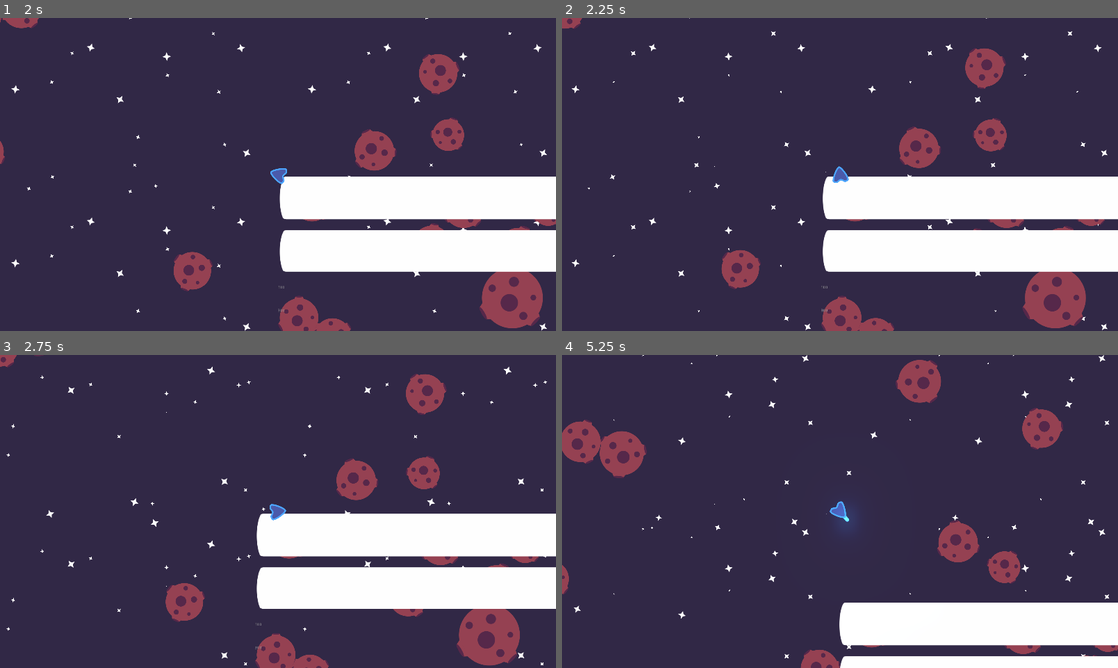
Above: before the commit, frames 1-4 (two rows, left to right).
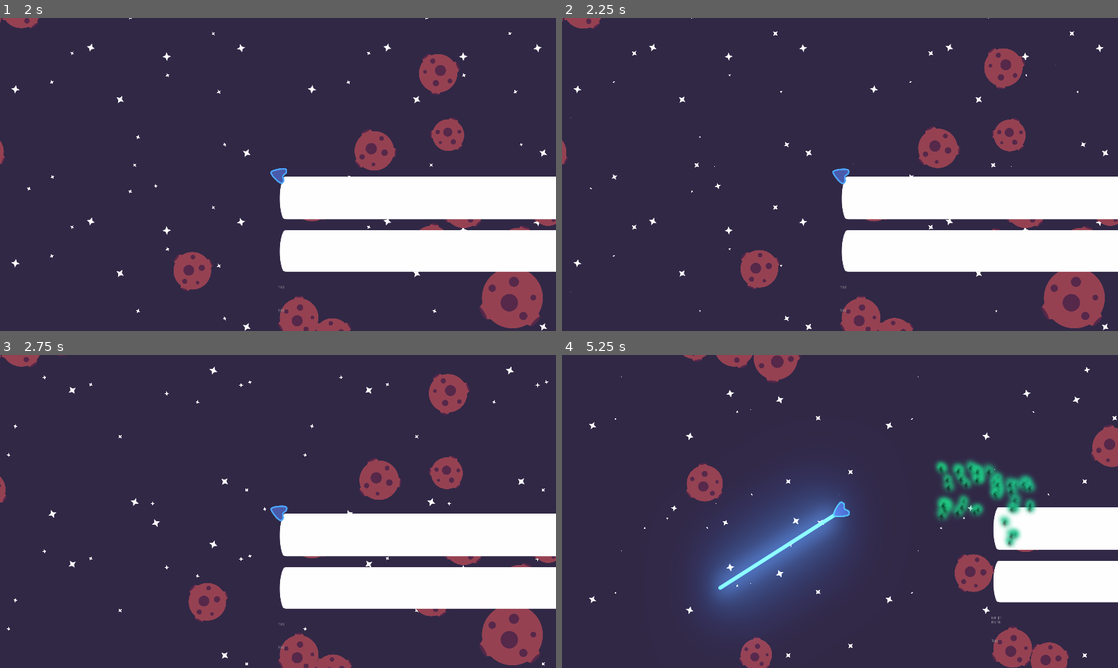
Above: after the commit, the same moments.

Repository: PIWEEK/spacehunters
Game: Godot game, scene res://Menu.tscn
Two runs of this game, one before a commit and one after it. Both use one fixed random seed, a clock stepped at 60 frames per second and the inputs below.
Inputs (mouse positions are in pixels of both pictures, inside the frame that each line leads up to):
- Up to frame 1 (2 s): click (233, 136) at 0.52 s; type "Alex" at 0.6 s; click (233, 146) at 0.75 s; type "12" at 0.83 s; click "Create" at 1.25 s
- Up to frame 2 (2.25 s): move the mouse to (962, 158) at 2.02 s; hold Right (ui_right) from 2.03 s (still down); hold Space (charge, bound only after the commit) from 2.03 s (still down)
- Up to frame 3 (2.75 s): keep holding Right (ui_right); keep holding Space (charge, bound only after the commit)
- Up to frame 4 (5.25 s): move the mouse to (728, 527) at 2.77 s; release Right (ui_right) at 2.78 s; release Space (charge, bound only after the commit) at 2.78 s; hold Down (ui_down) 2.78-3.53 s; right-click (728, 527) at 2.85 s; tap Space (charge, bound only after the commit) at 3.05, 3.8, 4.35 s; move the mouse to (895, 442) at 3.52 s; press the mouse at (895, 442) at 3.53 s; hold Right (ui_right) 3.53-4.28 s; move the mouse to (812, 574) at 4.27 s; release the mouse at (812, 574) at 4.28 s; hold Up (ui_up) 4.28-5.03 s; move the mouse to (1006, 558) at 5.02 s; hold Left (ui_left) from 5.03 s (still down); hold Space (charge, bound only after the commit) from 5.03 s (still down)

Frame 1 is identical in both runs. In frame 2, 8.1% of the frame differs, in the area x 0-100%, y 0-100%; in frame 3, 9.4%; in frame 4, 33%.

Commit message:
boost

Diff:
--- a/PlayerShip.gd
+++ b/PlayerShip.gd
@@ -2,13 +2,15 @@
 
 onready var laser := $LaserBeam2D
 onready var network = get_node("/root/Network")
+var default_speed = 400
 
 var last_direction
-var speed = 400
+var speed = default_speed
 var turn_speed = deg2rad(5)
 var plasma = preload('res://Projectiles/PlasmaShot.tscn')
 var can_fire = true
 var fire_rate := 0.2
+var charge = false
 
 puppet var puppet_position = Vector2()
 puppet var puppet_direction = 0.0
@@ -25,6 +27,9 @@
     self.rotation = get_dir()
 
 func _process(delta: float) -> void:
+    if charge:
+        return
+
     if is_network_master():
         if Input.is_action_pressed("fire_weapon") && not Input.is_action_pressed("fire_secondary_weapon") && can_fire:
             rpc("plasma_shot")
@@ -39,8 +44,17 @@
     return self.get_angle_to(get_global_mouse_position())
 
 func _physics_process(delta: float) -> void:
+    if charge:
+        return
+
     var dir = get_dir()
     var movement = get_movement();
+
+    if speed > default_speed:
+        speed -= delta * 300
+
+        if speed < default_speed:
+            speed = default_speed
 
     if is_network_master():
         if last_direction != dir:
@@ -71,12 +85,29 @@
             queue_free()
 
 func get_movement() -> Vector2:
+    if speed > default_speed:
+        return Vector2(cos(self.rotation), sin(self.rotation))
+
     return Vector2(
         Input.get_action_strength("ui_right") - Input.get_action_strength("ui_left"),
         Input.get_action_strength("ui_down") - Input.get_action_strength("ui_up")
     )
 
+func init_charge():
+    charge =  true
+    $ParticlesCharge.emitting = true
+    yield(get_tree().create_timer(2.8), "timeout")
+    $ParticlesBoost.emitting = true
+    charge =  false
+    speed = 3000
+
 func _unhandled_input(event: InputEvent) -> void:
+    if event.is_action("charge"):
+
+        if event.is_action_pressed("charge"):
+            init_charge()
+        return
+
     if is_network_master():
         if not event.is_action("fire_secondary_weapon"):
             return
@@ -86,6 +117,10 @@
 
 remotesync func plasma_shot():
     var projectile = plasma.instance()
+
+    if speed > default_speed:
+        projectile.speed = (speed - default_speed) + projectile.default_speed
+
     projectile.global_position = $InitProjectile.global_position
     projectile.direction = Vector2(cos(self.rotation), sin(self.rotation))
 
--- a/PlayerShip.tscn
+++ b/PlayerShip.tscn
@@ -1,12 +1,36 @@
-[gd_scene load_steps=5 format=2]
+[gd_scene load_steps=10 format=2]
 
 [ext_resource path="res://PlayerShip.gd" type="Script" id=1]
 [ext_resource path="res://Assets/topdown-player.svg" type="Texture" id=2]
 [ext_resource path="res://LaserBeam/LaserBeam.tscn" type="PackedScene" id=3]
+[ext_resource path="res://Assets/cloud1.png" type="Texture" id=4]
 
 [sub_resource type="CapsuleShape2D" id=1]
 radius = 34.0609
 height = 1.44769
+
+[sub_resource type="Gradient" id=2]
+offsets = PoolRealArray( 0, 0.189, 0.669, 1 )
+colors = PoolColorArray( 0.0352941, 0.243137, 0.137255, 0, 0.129412, 0.894118, 0.501961, 1, 0.129412, 0.67451, 0.72549, 1, 0.129412, 0.52549, 0.882353, 0 )
+
+[sub_resource type="GradientTexture" id=3]
+gradient = SubResource( 2 )
+
+[sub_resource type="ParticlesMaterial" id=4]
+flag_disable_z = true
+direction = Vector3( 0, 1, 0 )
+gravity = Vector3( 0, 0, 0 )
+initial_velocity = 480.0
+initial_velocity_random = 0.12
+orbit_velocity = 0.0
+orbit_velocity_random = 0.0
+scale = 0.25
+scale_random = 0.11
+color_ramp = SubResource( 3 )
+
+[sub_resource type="Gradient" id=5]
+offsets = PoolRealArray( 0, 0, 0.152, 0.768 )
+colors = PoolColorArray( 1, 1, 1, 0, 1, 1, 1, 0, 0.235294, 0.717647, 0.905882, 1, 0.866667, 0.890196, 0.176471, 1 )
 
 [node name="PlayerShip" type="KinematicBody2D"]
 position = Vector2( 188.09, 295.571 )
@@ -27,3 +51,34 @@
 
 [node name="InitProjectile" type="Node2D" parent="."]
 position = Vector2( 40, 0 )
+
+[node name="ParticlesBoost" type="Particles2D" parent="."]
+position = Vector2( -10, 0 )
+rotation = 1.5708
+emitting = false
+amount = 50
+one_shot = true
+explosiveness = 0.9
+randomness = 0.89
+local_coords = false
+process_material = SubResource( 4 )
+texture = ExtResource( 4 )
+
+[node name="ParticlesCharge" type="CPUParticles2D" parent="."]
+position = Vector2( -30, 0 )
+rotation = 1.5708
+emitting = false
+amount = 60
+lifetime = 1.4
+one_shot = true
+randomness = 1.0
+local_coords = false
+texture = ExtResource( 4 )
+emission_shape = 4
+emission_points = PoolVector2Array( 0, -50, 0, 50, -50, 0, 50, 0, -25, -25, 25, -25, -25, 25, 25, 25 )
+emission_normals = PoolVector2Array( 0, 50, 0, -50, 50, 0, -50, 0, 25, 25, -25, 25, 25, -25, -25, -25 )
+emission_colors = PoolColorArray(  )
+flag_align_y = true
+gravity = Vector2( 0, 0 )
+scale_amount = 0.25
+color_ramp = SubResource( 5 )
--- a/Projectiles/PlasmaShot.gd
+++ b/Projectiles/PlasmaShot.gd
@@ -4,6 +4,7 @@
 onready var tween := $Tween
 onready var sprite := $Sprite
 
+export var default_speed := 1000.0
 export var speed := 1000.0
 export var damage := 10.0
 export var direction: Vector2
--- a/project.godot
+++ b/project.godot
@@ -75,6 +75,11 @@
 "events": [ Object(InputEventMouseButton,"resource_local_to_scene":false,"resource_name":"","device":0,"alt":false,"shi …(212 unchanged characters)…
  ]
 }
+charge={
+"deadzone": 0.5,
+"events": [ Object(InputEventKey,"resource_local_to_scene":false,"resource_name":"","device":0,"alt":false,"shift":false,"control":false,"meta":false,"command":false,"pressed":false,"scancode":32,"unicode":0,"echo":false,"script":null)
+ ]
+}
 
 [rendering]
 
Binary file added: Assets/cloud1.png
Not shown, added: Assets/cloud1.png.import
